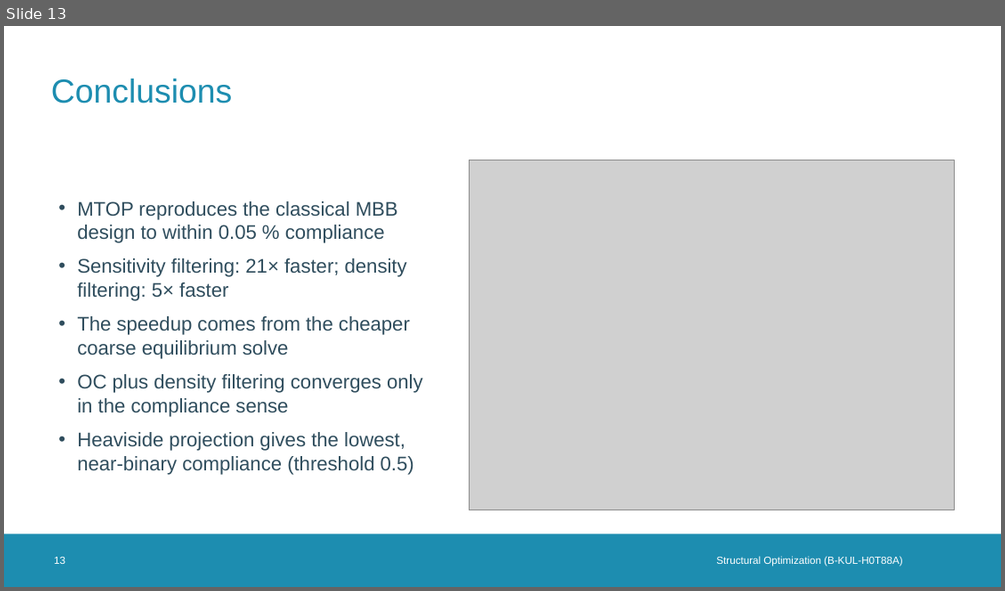
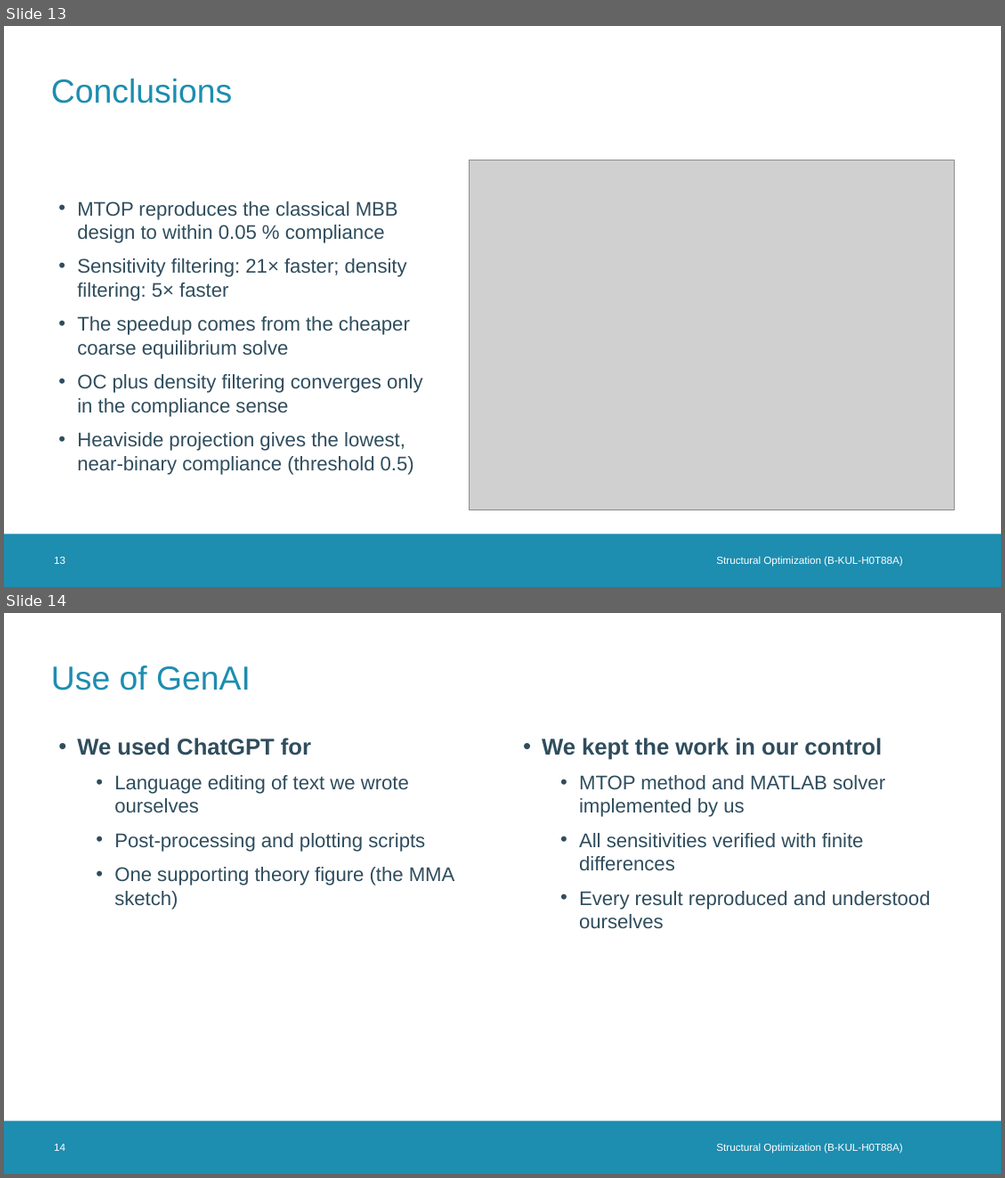
Before and after one commit to maAuSe/Structural-Optimization-LUKASTIEBERT, a slide deck: MTOP_presentation.pptx. Shown one above the other, each under a label of ours: slide 13 before the commit, slides 13 and 14 after it. The pictures are 1005x591 and 1005x1178 pixels, drawn with LibreOffice and Linux fonts; fonts in the diff are those of the drawing; grey boxes stand for pictures; background and template pictures are left out. Boxes give left, top, right and bottom in pixels: in the first picture for what was removed or moved away, otherwise in the second. Text is boxed around its words. In the diff, an @@ line names an element or a change of style, - is before the commit and + after.

```diff
--- a/MTOP_presentation.pptx
+++ b/MTOP_presentation.pptx
@@ slide 14 added at <box>4,613,1001,1174</box>, background #FFFFFF; not listed: 1 template element that a slide beside it also shows @@
@@ title added at <box>51,666,251,690</box>, 32 pt, text #1D8DB0 @@
+Use of GenAI
@@ text added at <box>77,738,455,909</box>, 19 pt, text #2F4D5D @@
+• We used ChatGPT for
+  • Language editing of text we wrote ourselves
+  • Post-processing and plotting scripts
+  • One supporting theory figure (the MMA sketch)
@@ text added at <box>579,775,930,929</box>, 19 pt, text #2F4D5D @@
+• We kept the work in our control
+  • MTOP method and MATLAB solver implemented by us
+  • All sensitivities verified with finite differences
+  • Every result reproduced and understood ourselves
@@ text added at <box>54,1143,65,1151</box>, 10 pt, text #FFFFFF @@
+14
@@ text added at <box>716,1143,903,1153</box>, 10 pt, text #FFFFFF @@
+Structural Optimization (B-KUL-H0T88A)
```
Also in this commit, not shown: 1 slide changed, 2 other files.
